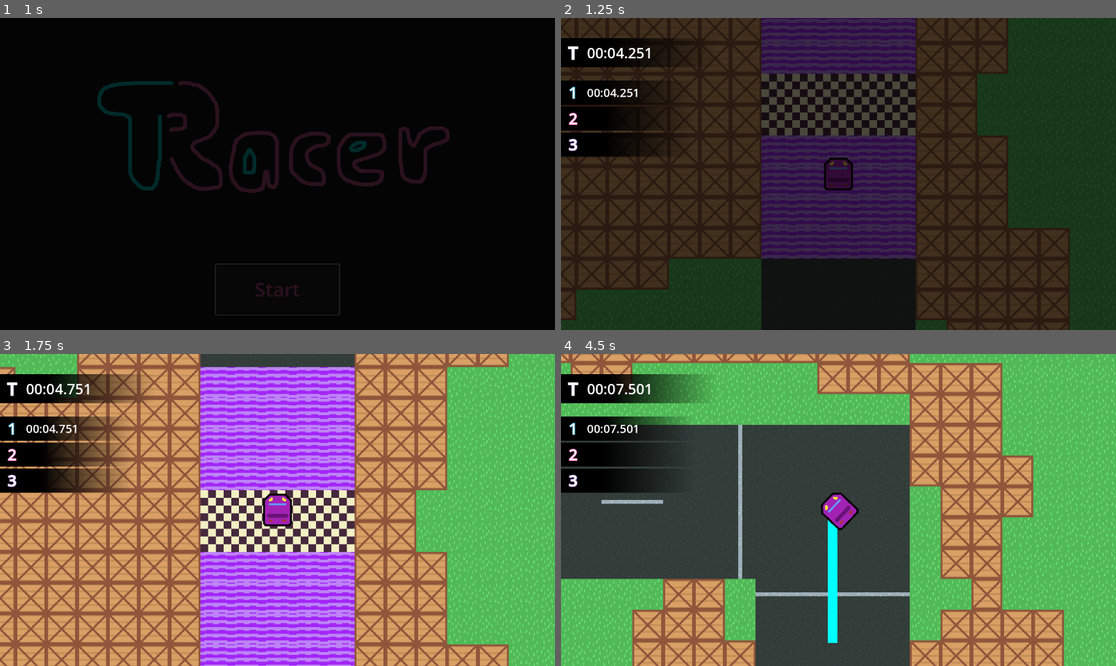
Above: before the commit, frames 1-4 (two rows, left to right).
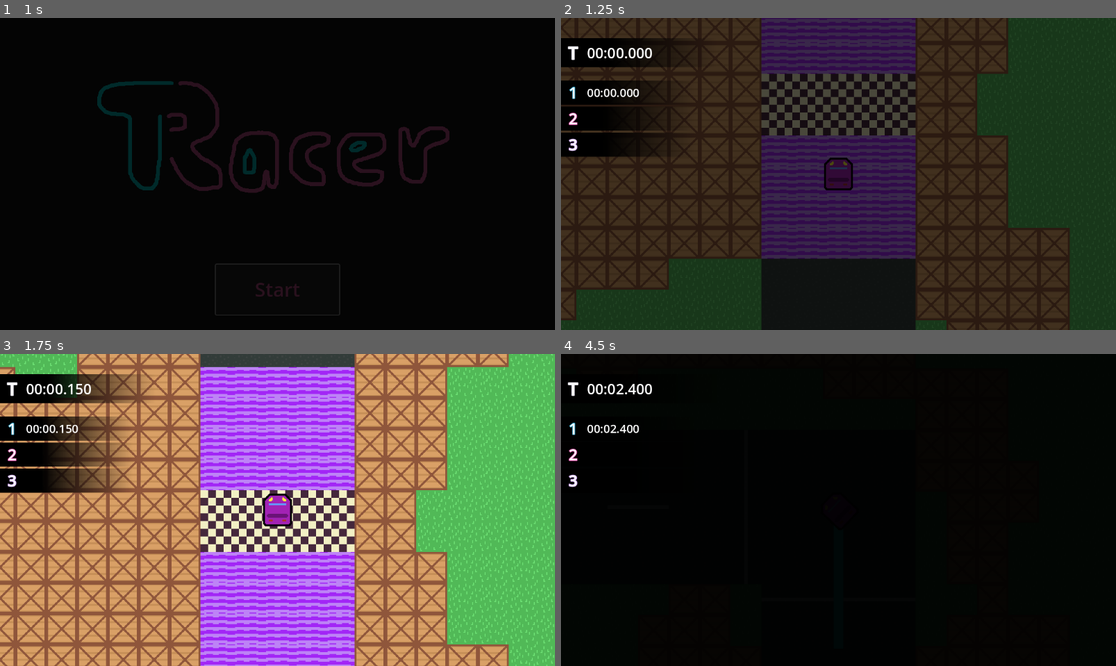
Above: after the commit, the same moments.

Repository: NicoheroesDX/tracer
Game: Godot game, scene res://src/Main.tscn
Same seed, same stepped clock (60 frames per second), same inputs: the game is played once before the commit and once after it.
Inputs:
- Up to frame 1 (1 s): click "Start" at 0.5 s
- Up to frame 2 (1.25 s): no input
- Up to frame 3 (1.75 s): hold W (car_accelerate) from 1.28 s (still down)
- Up to frame 4 (4.5 s): release W (car_accelerate) at 2.78 s; hold A (car_steer_left) 2.78-4.28 s; hold S (car_reverse) from 4.28 s (still down)

Frame 1 is identical in both runs. In frame 2, 0.2% of the frame differs, in the area x 8-17%, y 9-26%; in frame 3, 0.2%; in frame 4, 96%, in the area x 0-100%, y 0-100%.

Commit message:
Added basic GamePlay Loop

Diff:
--- a/src/car/trail/trail.gd
+++ b/src/car/trail/trail.gd
@@ -76,4 +76,4 @@
 
 func _on_collision_body_entered(body: Node2D) -> void:
 	if (body.get_groups().has("player")):
-		print("death!");
+		Global.change_scene_with_transition("res://src/gui/menu/MainMenu.tscn")
--- a/src/gui/driving/DrivingInterface.tscn
+++ b/src/gui/driving/DrivingInterface.tscn
@@ -68,7 +68,7 @@
 unique_name_in_owner = true
 layout_mode = 2
 theme_override_font_sizes/font_size = 30
-text = "0:00.000"
+text = "00:00.000"
 vertical_alignment = 1
 
 [node name="Lap1Container" type="CenterContainer" parent="Grid/TopLeft"]
@@ -101,7 +101,7 @@
 unique_name_in_owner = true
 layout_mode = 2
 theme_override_font_sizes/font_size = 24
-text = "0:00.000"
+text = "00:00.000"
 vertical_alignment = 1
 
 [node name="Lap2Container" type="CenterContainer" parent="Grid/TopLeft"]
@@ -134,7 +134,7 @@
 unique_name_in_owner = true
 layout_mode = 2
 theme_override_font_sizes/font_size = 24
-text = "0:00.000"
+text = "00:00.000"
 vertical_alignment = 1
 
 [node name="Lap3Container" type="CenterContainer" parent="Grid/TopLeft"]
@@ -167,7 +167,7 @@
 unique_name_in_owner = true
 layout_mode = 2
 theme_override_font_sizes/font_size = 24
-text = "0:00.000"
+text = "00:00.000"
 vertical_alignment = 1
 
 [node name="TopRight" type="VBoxContainer" parent="Grid"]
--- a/src/track/track.gd
+++ b/src/track/track.gd
@@ -12,6 +12,7 @@
 
 @onready var gui: DrivingInterface = $DrivingInterface;
 
+var is_race_started: bool = false
 var is_race_over: bool = false
 
 var current_lap: int = 1;
@@ -35,6 +36,8 @@
 		checkpoint_amount += 1;
 		checkpoint.player_crossed.connect(on_player_crossed_checkpoint);
 
+	Global.transition_complete.connect(start_race);
+
 func _process(delta: float) -> void:
 	update_camera_position();
 	update_lap_time();
@@ -48,13 +51,14 @@
 				player.is_in_boost_area = true;
 
 func update_lap_time() -> void:
-	if not is_race_over:
+	if is_race_started and not is_race_over:
 		var current_time_msec = Time.get_ticks_msec();
 		set_current_lap_time(current_time_msec - current_lap_start_msec);
 		gui.update_race_time(DrivingInterface.format_time(get_race_time()));
 		gui.update_time(current_lap, DrivingInterface.format_time(get_current_lap_time()));
 
 func start_race() -> void:
+	is_race_started = true;
 	current_lap_start_msec = Time.get_ticks_msec();
 
 func reset_all_checkpoints():
@@ -104,7 +108,7 @@
 
 func on_player_race_finished():
 	is_race_over = true;
-	print("You won!");
+	Global.change_scene_with_transition("res://src/gui/menu/MainMenu.tscn")
 
 func _on_charge_zone_body_entered(body: Node2D) -> void:
 	if (body.get_groups().has("player")):
